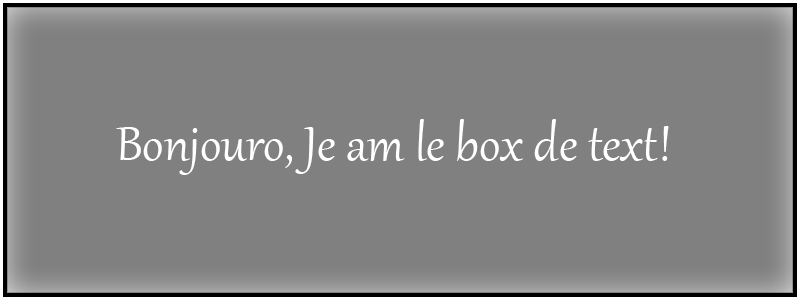
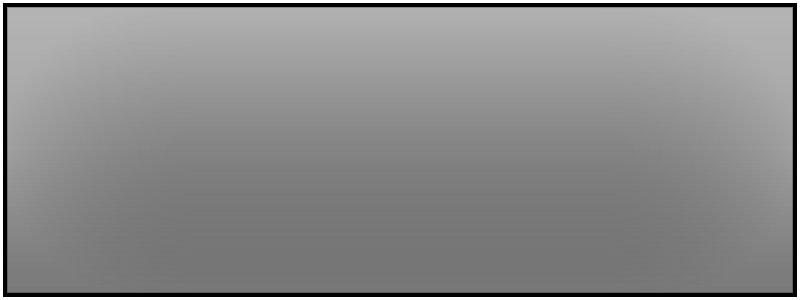
Layered file, before and after one edit (800 x 300). Changes by layer:
hid "Bonjouro, Je am le box de text!" over (116, 119, 669, 175)
